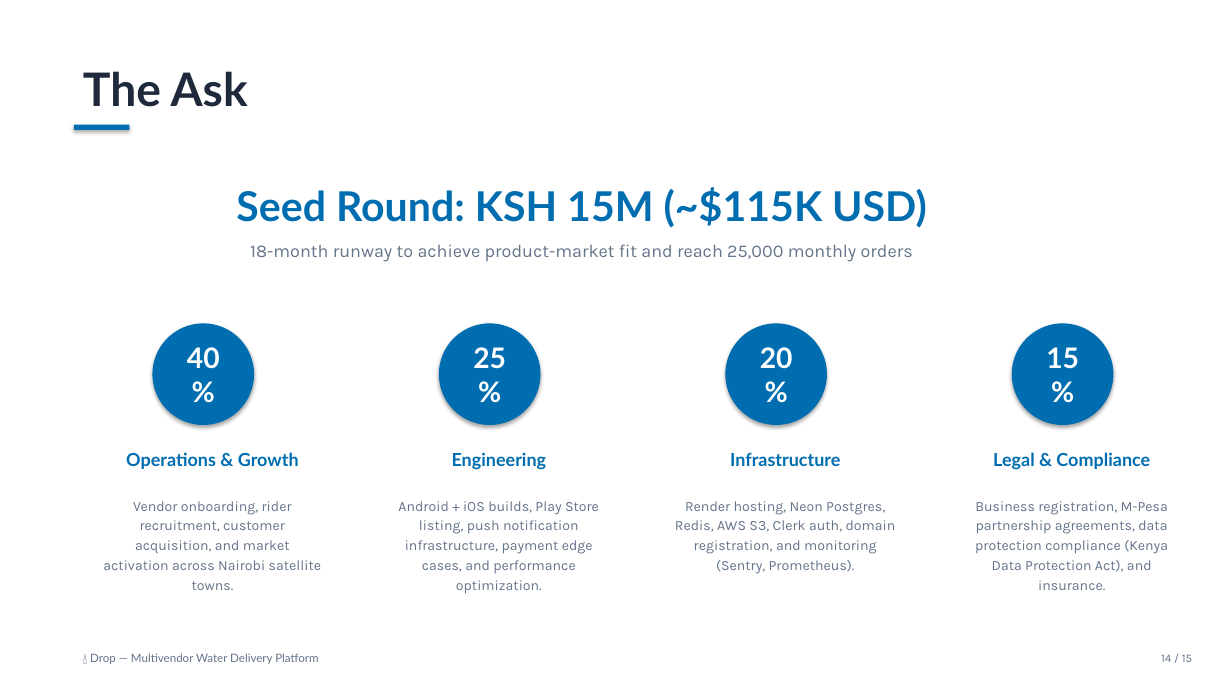
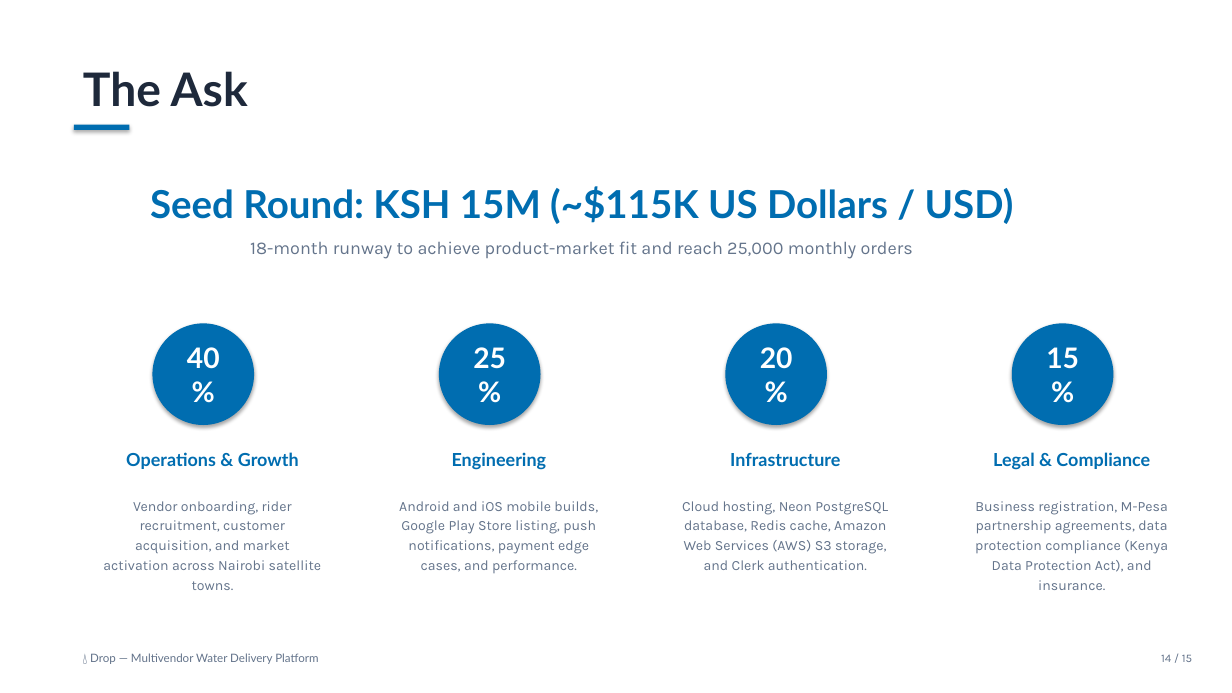
Before and after one commit to WinterJackson/drop-water-delivery-app, a slide deck: slide 14 of Drop_Pitch_Deck.pptx. Drawn at 1232x693 pixels with LibreOffice and Linux fonts; fonts in the diff are those of the drawing. Boxes give left, top, right and bottom in pixels: in the first picture for what was removed or moved away, otherwise in the second. Text is boxed around its words. In the diff, an @@ line names an element or a change of style, - is before the commit and + after.

```diff
--- a/Drop_Pitch_Deck.pptx
+++ b/Drop_Pitch_Deck.pptx
@@ text at [150,186,1014,224]: text changed; size 32 to 30 pt @@
-Seed Round: KSH 15M (~$115K USD)
+Seed Round: KSH 15M (~$115K US Dollars / USD)
@@ text at [399,501,598,573]: text changed @@
-Android + iOS builds, Play Store listing, push notification infrastructure, payment edge cases, and performance optimization.
+Android and iOS mobile builds, Google Play Store listing, push notifications, payment edge cases, and performance.
@@ text at [682,501,888,570]: text changed @@
-Render hosting, Neon Postgres, Redis, AWS S3, Clerk auth, domain registration, and monitoring (Sentry, Prometheus).
+Cloud hosting, Neon PostgreSQL database, Redis cache, Amazon Web Services (AWS) S3 storage, and Clerk authentication.
```
Also in this commit, not shown: 11 other slides changed.
